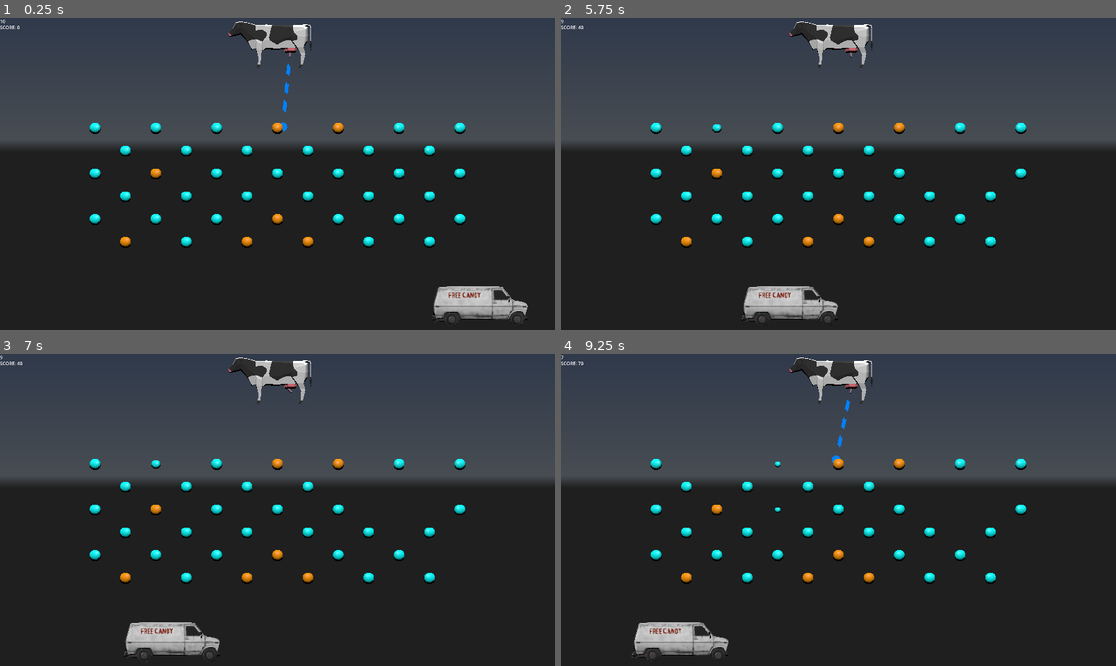
Above: before the commit, frames 1-4 (two rows, left to right).
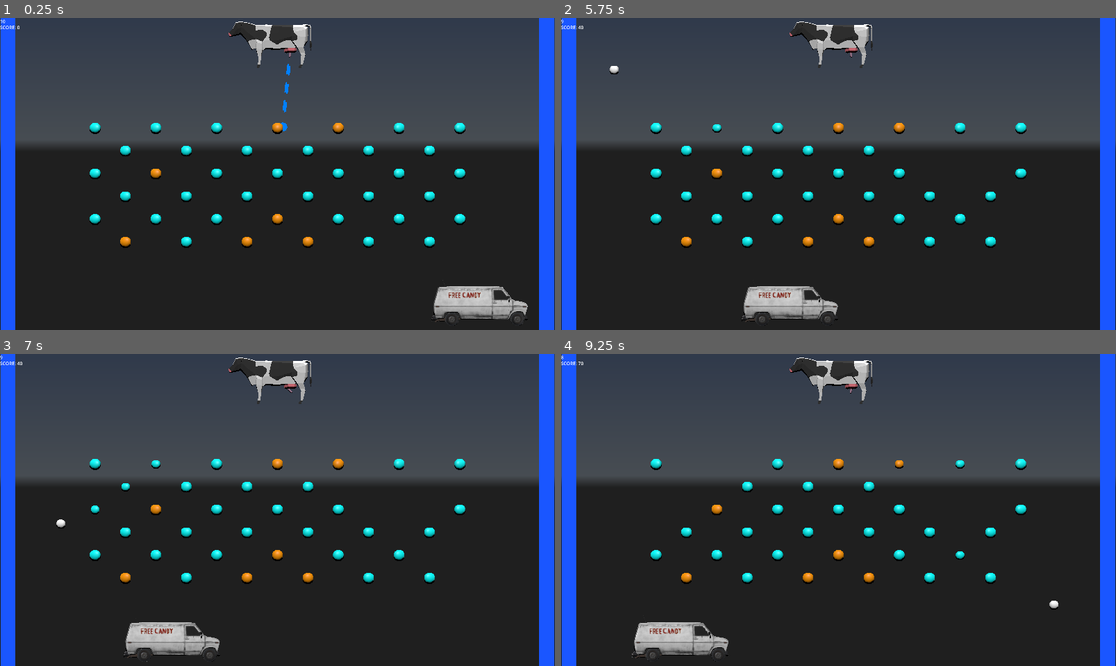
Above: after the commit, the same moments.

Repository: Temia116/Milke-2--Into-the-third-dimension
Game: Godot game, scene res://scenes/node_3d.tscn
Same seed, same stepped clock (60 frames per second), same inputs: the game is played once before the commit and once after it. A sky picture missing from this copy of the repository is replaced by a grey-blue gradient. Video files are missing from this copy of the repository; at most half a second of black plays in their place.
Inputs (mouse positions are in pixels of both pictures, inside the frame that each line leads up to):
- Up to frame 1 (0.25 s): no input
- Up to frame 2 (5.75 s): move the mouse to (960, 158) at 0.52 s; click (960, 158) at 0.67 s; move the mouse to (727, 189) at 1.27 s; click (727, 189) at 1.42 s; move the mouse to (894, 105) at 2.02 s; click (894, 105) at 2.17 s; move the mouse to (810, 236) at 2.77 s; click (810, 236) at 2.92 s; move the mouse to (1005, 220) at 3.52 s; click (1005, 220) at 3.67 s; move the mouse to (672, 127) at 4.27 s; click (672, 127) at 4.42 s; move the mouse to (866, 174) at 5.02 s; click (866, 174) at 5.17 s
- Up to frame 3 (7 s): move the mouse to (194, 432) at 5.77 s; click (194, 432) at 5.92 s; move the mouse to (399, 494) at 6.52 s; click (399, 494) at 6.67 s
- Up to frame 4 (9.25 s): move the mouse to (727, 525) at 7.27 s; click (727, 525) at 7.42 s; move the mouse to (894, 441) at 8.02 s; click (894, 441) at 8.17 s; move the mouse to (810, 572) at 8.77 s; click (810, 572) at 8.92 s

The runs differ from the first frame. In frame 1, 5.4% of the frame differs, in the area x 0-100%, y 0-100%; in frame 2, 5.4%; in frame 3, 5.5%; in frame 4, 5.8%.

Commit message:
Remove borders scene and update node_3d scene

Diff:
--- a/borders.tscn
+++ /dev/null
@@ -1,30 +0,0 @@
-[gd_scene format=3 uid="uid://d1kfkdnkvn5cs"]
-
-[ext_resource type="Script" uid="uid://6c36crrfhji7" path="res://borders.gd" id="1_nnbri"]
-
-[node name="Borders" type="CanvasLayer" unique_id=1181347404]
-script = ExtResource("1_nnbri")
-
-[node name="Control" type="Control" parent="." unique_id=1882067369]
-layout_mode = 3
-anchors_preset = 15
-anchor_right = 1.0
-anchor_bottom = 1.0
-grow_horizontal = 2
-grow_vertical = 2
-
-[node name="LeftBorder" type="ColorRect" parent="Control" unique_id=1132088331]
-layout_mode = 0
-offset_right = 72.0
-offset_bottom = 1080.0
-color = Color(0.21568628, 0.37254903, 1, 1)
-
-[node name="RightBorder" type="ColorRect" parent="Control" unique_id=1175967010]
-layout_mode = 1
-anchors_preset = 1
-anchor_left = 1.0
-anchor_right = 1.0
-offset_left = -72.0
-offset_bottom = 1080.0
-grow_horizontal = 0
-color = Color(0.21568628, 0.37254903, 1, 1)
--- a/scenes/node_3d.tscn
+++ b/scenes/node_3d.tscn
@@ -22,6 +22,25 @@
 [sub_resource type="QuadMesh" id="QuadMesh_q712h"]
 material = SubResource("StandardMaterial3D_1enmr")
 size = Vector2(40, 25)
+
+[sub_resource type="StandardMaterial3D" id="StandardMaterial3D_umdqk"]
+shading_mode = 0
+albedo_color = Color(0.11372549, 0.3372549, 1, 1)
+
+[sub_resource type="QuadMesh" id="QuadMesh_6l3rs"]
+material = SubResource("StandardMaterial3D_umdqk")
+size = Vector2(1, 20.5)
+
+[sub_resource type="PhysicsMaterial" id="PhysicsMaterial_umdqk"]
+friction = 0.0
+bounce = 0.5
+
+[sub_resource type="BoxShape3D" id="BoxShape3D_umdqk"]
+size = Vector3(1, 20.369446, 1)
+
+[sub_resource type="PhysicsMaterial" id="PhysicsMaterial_6l3rs"]
+friction = 0.0
+bounce = 0.5
 
 [node name="Node3D" type="Node3D" unique_id=1256403829]
 transform = Transform3D(1, 0, 0, 0, 1, 0, 0, 0, 1, 0, -0.061877728, 0)
@@ -66,3 +85,25 @@
 speed = null
 left_limit = null
 right_limit = null
+
+[node name="LeftBorder" type="MeshInstance3D" parent="." unique_id=1496683824]
+transform = Transform3D(1, 0, 0, 0, 1, 0, 0, 0, 1, -17.735, 0, 0)
+mesh = SubResource("QuadMesh_6l3rs")
+
+[node name="StaticBody3D" type="StaticBody3D" parent="LeftBorder" unique_id=1739663155]
+physics_material_override = SubResource("PhysicsMaterial_umdqk")
+
+[node name="CollisionShape3D" type="CollisionShape3D" parent="LeftBorder/StaticBody3D" unique_id=1283888890]
+transform = Transform3D(1, 0, 0, 0, 1, 0, 0, 0, 1, 0, -0.023773193, 0)
+shape = SubResource("BoxShape3D_umdqk")
+
+[node name="RightBorder" type="MeshInstance3D" parent="." unique_id=556645193]
+transform = Transform3D(1, 0, 0, 0, 1, 0, 0, 0, 1, 17.724667, 0, 0)
+mesh = SubResource("QuadMesh_6l3rs")
+
+[node name="StaticBody3D" type="StaticBody3D" parent="RightBorder" unique_id=1006212633]
+physics_material_override = SubResource("PhysicsMaterial_6l3rs")
+
+[node name="CollisionShape3D" type="CollisionShape3D" parent="RightBorder/StaticBody3D" unique_id=92779503]
+transform = Transform3D(1, 0, 0, 0, 1, 0, 0, 0, 1, 0, -0.023773193, 0)
+shape = SubResource("BoxShape3D_umdqk")
